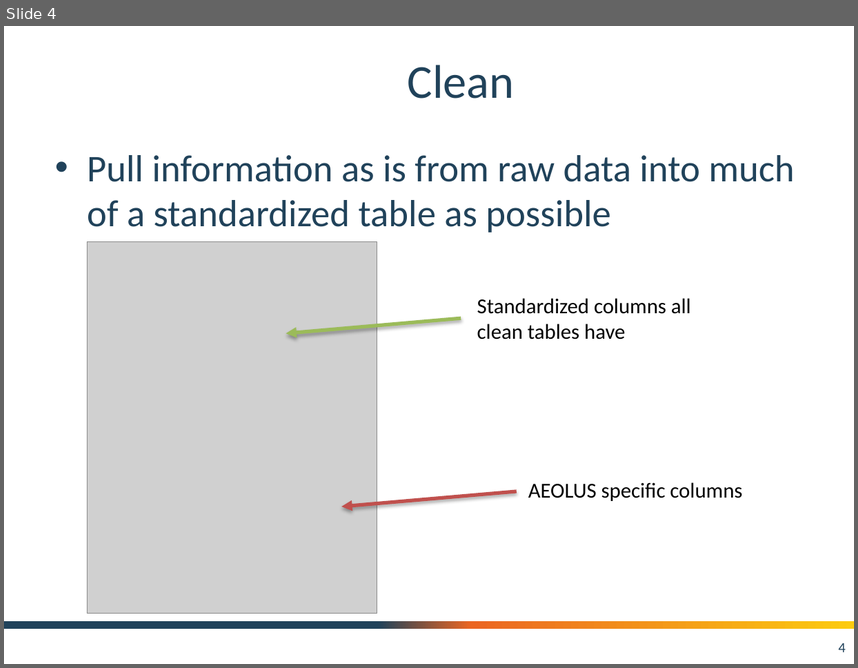
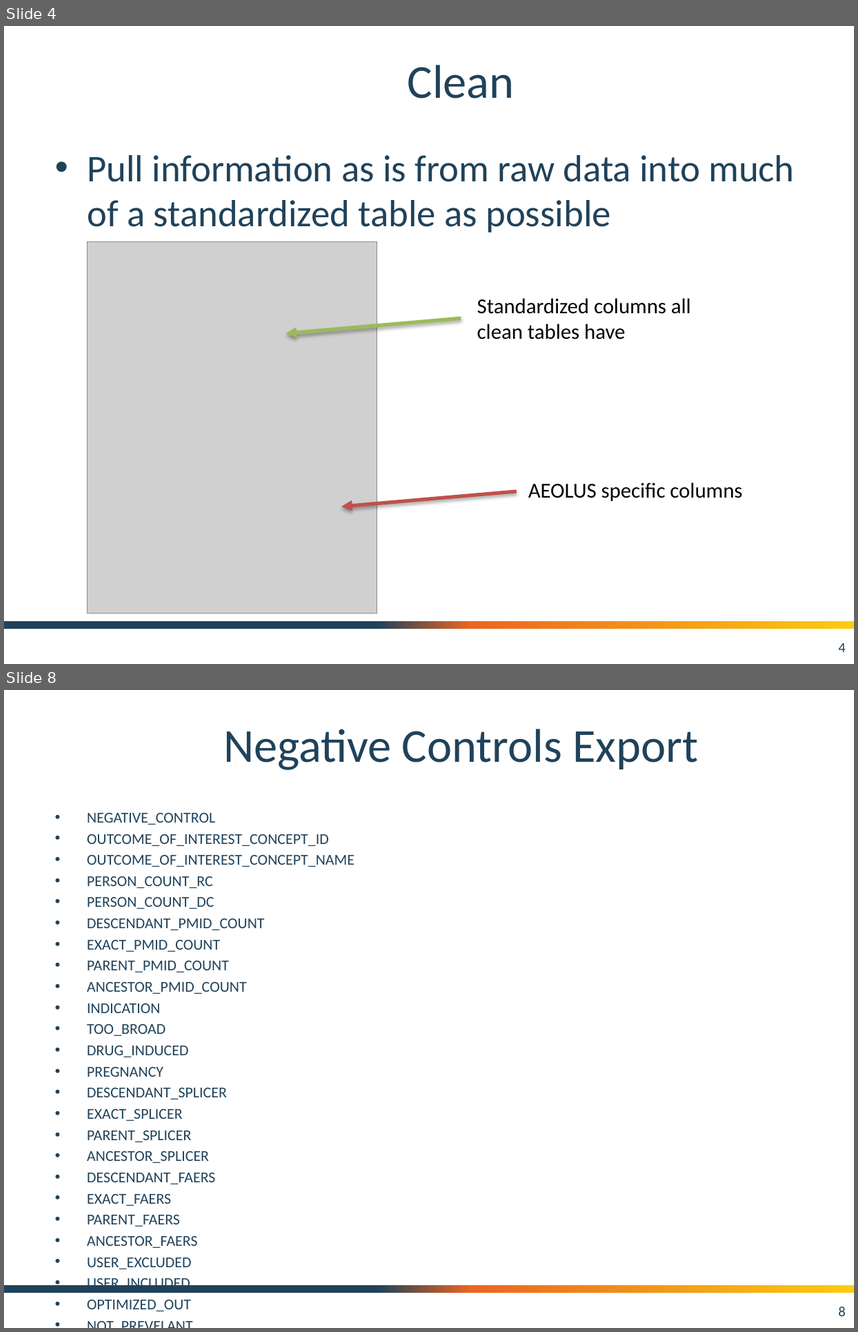
Before and after one commit to OHDSI/CommonEvidenceModel, a slide deck: documentation/CEM_CODE_OVERVIEW.pptx. Shown one above the other, each under a label of ours: slide 4 before the commit, slides 4 and 8 after it; the slides between them are not shown. The pictures are 858x668 and 858x1332 pixels, drawn with LibreOffice and Linux fonts; fonts in the diff are those of the drawing; grey boxes stand for pictures; background and template pictures are left out. Boxes give left, top, right and bottom in pixels: in the first picture for what was removed or moved away, otherwise in the second. Text is boxed around its words. In the diff, an @@ line names an element or a change of style, - is before the commit and + after.

```diff
--- a/documentation/CEM_CODE_OVERVIEW.pptx
+++ b/documentation/CEM_CODE_OVERVIEW.pptx
@@ slide 8 added at [4, 690, 854, 1328], background #FFFFFF; not listed: 1 template element that a slide beside it also shows @@
@@ title added at [223, 729, 698, 770], 40 pt, text #20425A @@
+Negative Controls Export
@@ text added at [87, 812, 355, 1285], 12.8 pt, text #20425A @@
+• NEGATIVE_CONTROL
+• OUTCOME_OF_INTEREST_CONCEPT_ID
+• OUTCOME_OF_INTEREST_CONCEPT_NAME
+• PERSON_COUNT_RC
+• PERSON_COUNT_DC
+• DESCENDANT_PMID_COUNT
+• EXACT_PMID_COUNT
+• PARENT_PMID_COUNT
+• ANCESTOR_PMID_COUNT
+• INDICATION
+• TOO_BROAD
+• DRUG_INDUCED
+• PREGNANCY
+• DESCENDANT_SPLICER
+• EXACT_SPLICER
+• PARENT_SPLICER
+• ANCESTOR_SPLICER
+• DESCENDANT_FAERS
+• EXACT_FAERS
+• PARENT_FAERS
+• ANCESTOR_FAERS
+• USER_EXCLUDED
+• USER_INCLUDED
+• OPTIMIZED_OUT
+• NOT_PREVELANT
@@ page number added at [838, 1306, 845, 1316], 12 pt, text #20425A @@
+8
```
Also in this commit, not shown: 4 other slides added, 4 other files.
